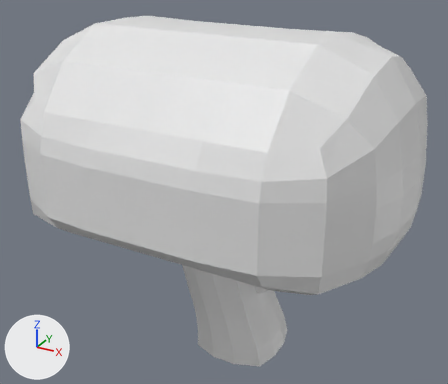
An edit to the FBX model Assets/assets/ArbolGordo.fbx, drawn before and after from the same camera.
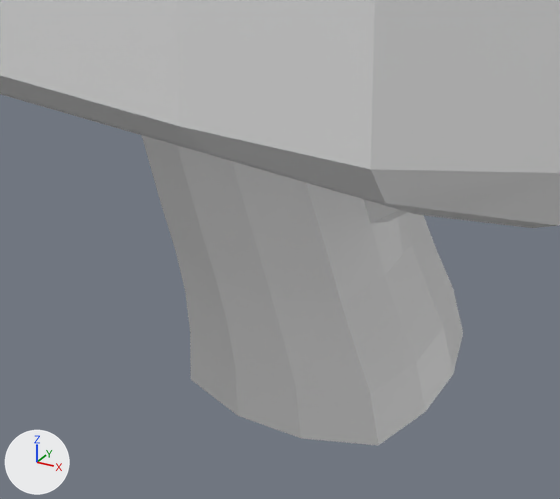
There are two pictures of each version: one whole from a 50 mm camera at (13.4, -26.8, 22.3) aimed at (-1.4, 0.2, 8.8), one close up on the part from 30% to 71% of the width and 57% to 100% of the height. The axes (+X, +Y, +Z) are drawn at lower left. The lights are the same throughout. Where no turn or scale is listed for an object, it has been applied to the vertices.
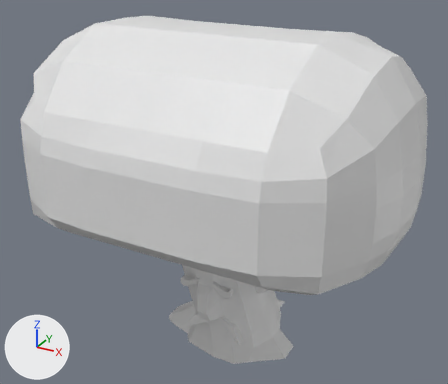
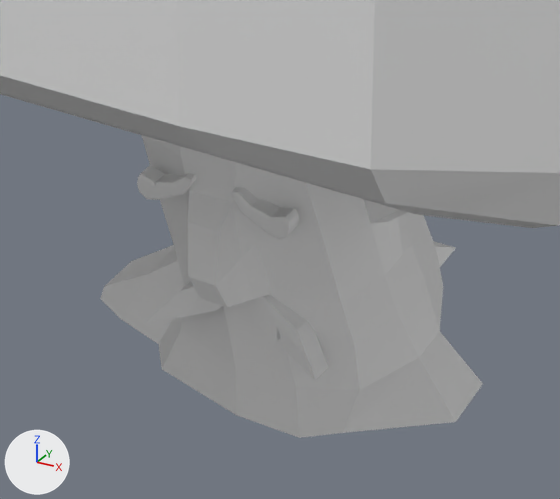
The newer file is also turned or shifted as a whole; pictures and numbers use the older file's frame.

What differs and where, as boxes (x1, y1, x2, y2) in the close-ups (560 x 499 px):
'Box001', reshaped: before (0, 0, 560, 445); after (0, 0, 560, 438)
part 1 of me_mesh, added: after (137, 165, 196, 200)
part 2 of me_mesh, added: after (231, 187, 299, 240)
part 3 of me_mesh, built on: before (142, 135, 463, 445); after (100, 135, 483, 438)

The change, as a list of edits to the scene's bpy script:
```text
Change me_mesh:
    used by ob_box001; location = (0.0, 0.0, 0.0)
    remove me_mesh.from_pydata(...)  # 474 vertices, 450 faces; spans x -11.4..8.8, y -7.8..8.2, z -0.1..17.7
    add me_mesh.from_pydata(...)  # 674 vertices, 647 faces; spans x -11.4..8.8, y -7.8..8.2, z -0.1..17.7
    me_mesh part 1: a new loose piece of 76 vertices spanning x -2.8..-1.6, y -2.3..-2.0, z 3.9..4.6
    me_mesh part 2: a new loose piece of 48 vertices spanning x -0.8..0.3, y -2.3..-2.0, z 3.9..4.6
    me_mesh part 3
    9 faces are deleted
    4 vertices in x -2.5..-2.0, y -1.9..1.9, z -0.1 move by (-0.6, 0.0, 0.0)
    4 vertices in x 2.3, y -0.6..0.6, z -0.1 move by (0.6, 0.0, 0.0)
    4 vertices in x -2.0..1.7, y -1.8..1.8, z 0.9 move by (-0.2, 0.0, 0.0)
    66 vertices move from x -4.0..2.1, y -2.2..2.5, z -0.1..9.3 to x -3.8..2.0, y -2.2..2.9, z -0.1..9.1
    44 vertices are added at x -4.9..3.2, y -3.1..4.6, z -0.1..7.9
    8 new vertices lie (0.0, 0.5, 0.0) away from vertices in x -4.9..-0.7, y -2.7..0.2, z -0.1..2.6
    61 new faces join them
```
